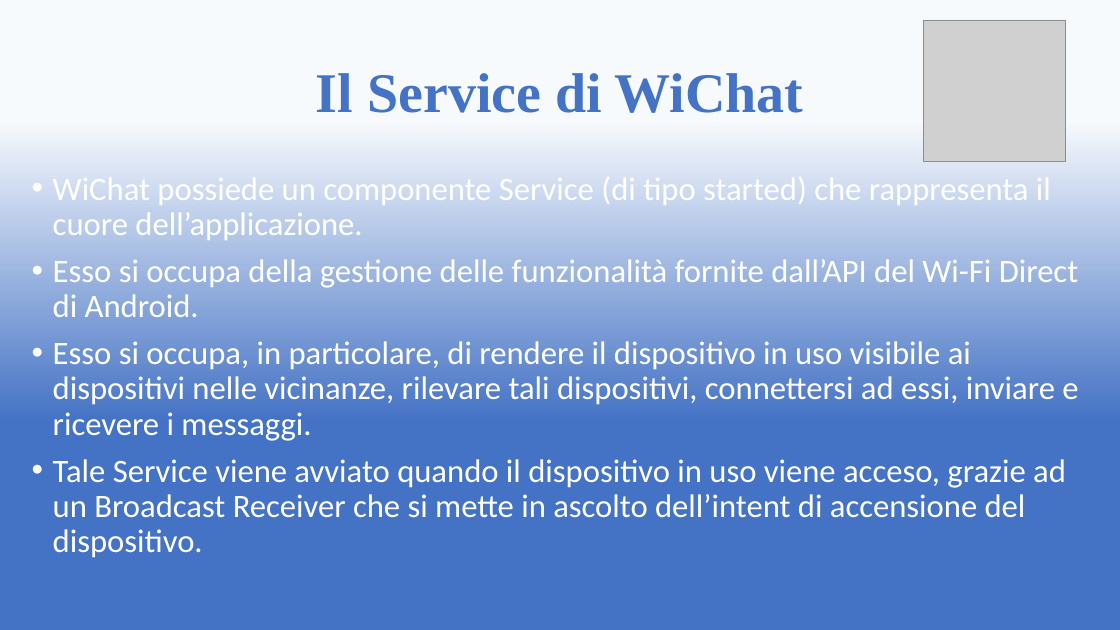
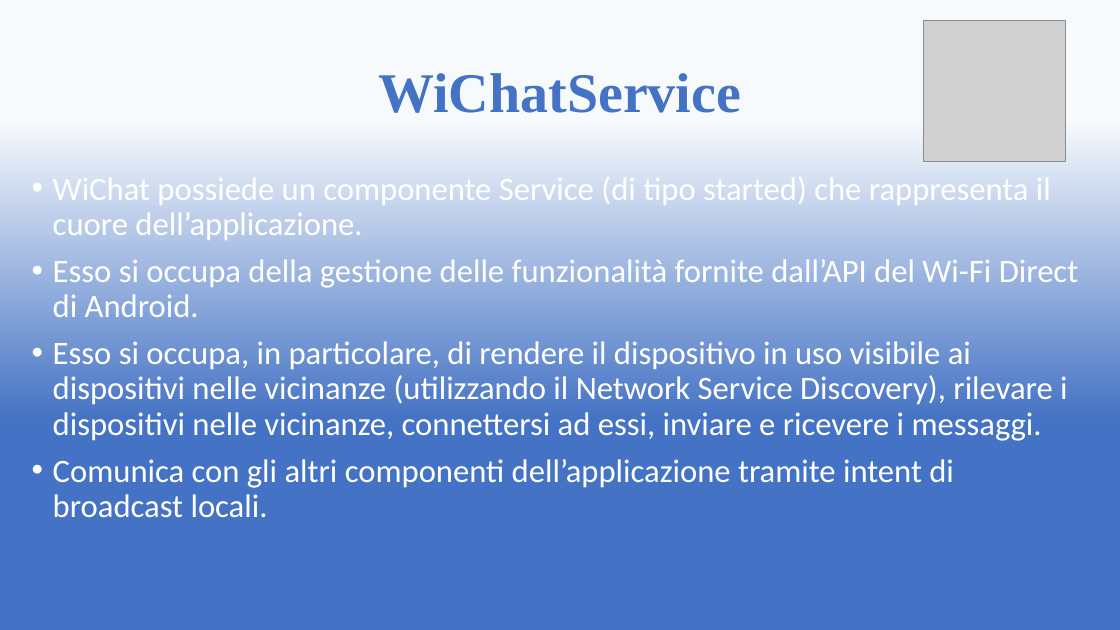
Before and after one commit to Nilio88/hello-world, a slide deck: slide 5 of Presentazione WiChat.pptx (slide 12 before the commit). Drawn at 1120x630 pixels with LibreOffice and Linux fonts; fonts in the diff are those of the drawing; grey boxes stand for pictures. Boxes give left, top, right and bottom in pixels: in the first picture for what was removed or moved away, otherwise in the second. Text is boxed around its words. In the diff, an @@ line names an element or a change of style, - is before the commit and + after.

Commit message:
Aggiornata presentazione PowerPoint di WiChat

```diff
--- a/Presentazione WiChat.pptx
+++ b/Presentazione WiChat.pptx
@@ title at (x1=379, y1=73, x2=741, y2=113): text changed @@
-Il Service di WiChat
+WiChatService
@@ text at (x1=53, y1=341, x2=1067, y2=517): text changed @@
-• Esso si occupa, in particolare, di rendere il dispositivo in uso visibile ai dispositivi nelle vicinanze, rilevare tali dispositivi, connettersi ad essi, inviare e ricevere i messaggi.
-• Tale Service viene avviato quando il dispositivo in uso viene acceso, grazie ad un Broadcast Receiver che si mette in ascolto dell’intent di accensione del dispositivo.
+• Esso si occupa, in particolare, di rendere il dispositivo in uso visibile ai dispositivi nelle vicinanze (utilizzando il Network Service Discovery), rilevare i dispositivi nelle vicinanze, connettersi ad essi, inviare e ricevere i messaggi.
+• Comunica con gli altri componenti dell’applicazione tramite intent di broadcast locali.
```
Also in this commit, not shown: 2 other slides changed, 5 slides added.
